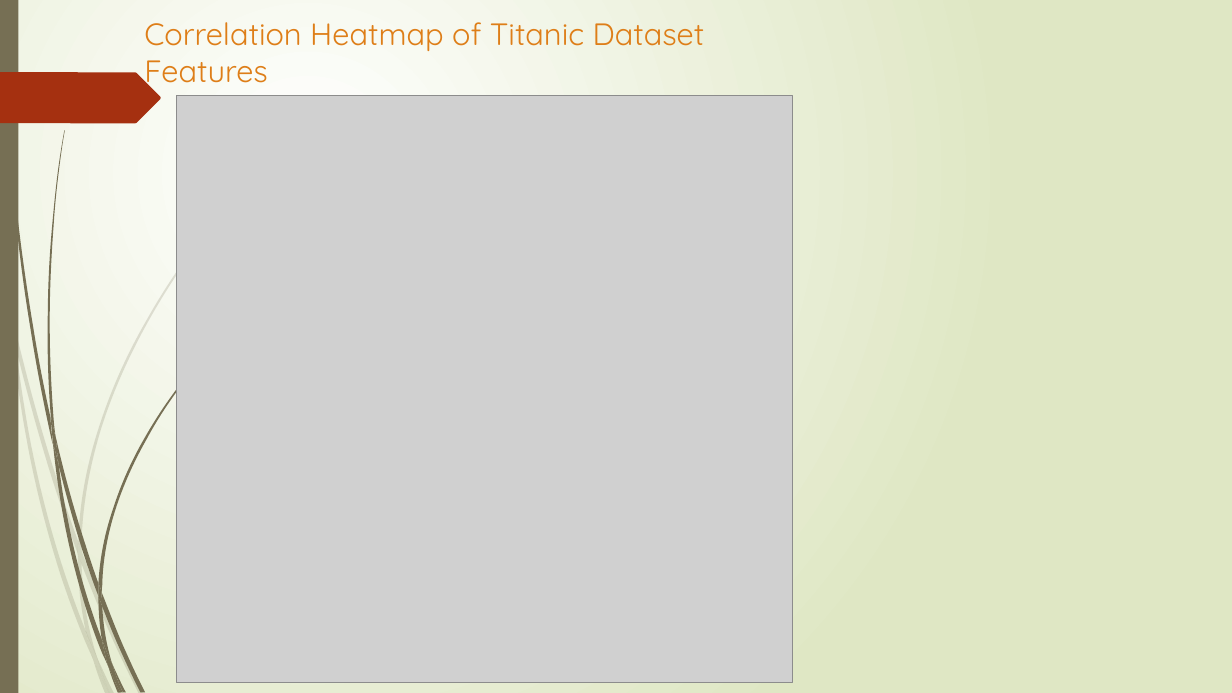
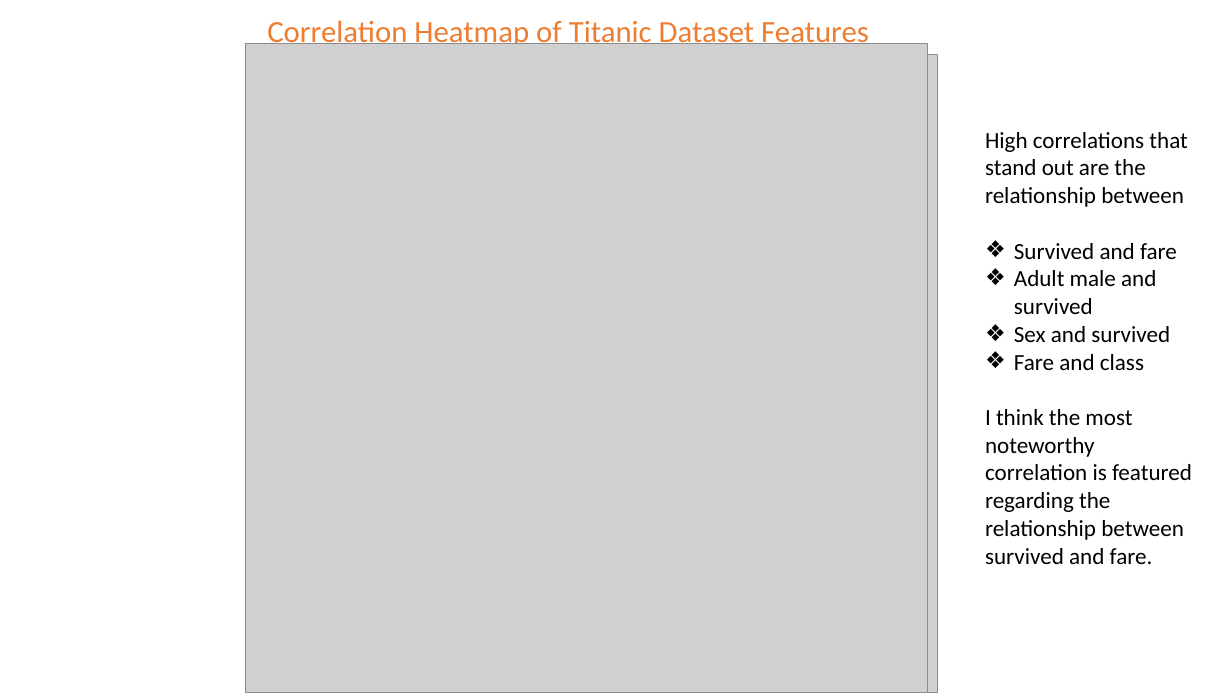
Before and after one commit to ezzanger/Supervised-Learning-Capstones, a slide deck: slide 7 of Supervised_Learning.pptx. Drawn at 1232x693 pixels with LibreOffice and Linux fonts; fonts in the diff are those of the drawing; grey boxes stand for pictures. Boxes give left, top, right and bottom in pixels: in the first picture for what was removed or moved away, otherwise in the second. Text is boxed around its words. In the diff, an @@ line names an element or a change of style, - is before the commit and + after.

```diff
--- a/Supervised_Learning.pptx
+++ b/Supervised_Learning.pptx
@@ background gradient #FFFFFF to #DFE8C4 to #FFFFFF @@
@@ rectangle removed at <box>0,0,18,693</box> @@
@@ text "Correlation Heatmap of Titanic Dataset ...": place and size @@
-text "Correlation Heatmap of Titanic Dataset ..." at <box>144,22,705,91</box>
+text "Correlation Heatmap of Titanic Dataset ..." at <box>267,20,869,50</box>
@@ text "Correlation Heatmap of Titanic Dataset ..." at <box>267,20,869,50</box>: font Quicksand to Calibri, text colour #DE7E18 to #ED7D31 @@
@@ picture added at <box>246,43,928,693</box> @@
@@ picture: place and size @@
-picture at <box>177,96,793,683</box>
+picture at <box>267,55,938,693</box>
@@ freeform shape removed at <box>0,72,161,123</box> @@
@@ text added at <box>985,132,1192,564</box>, 18 pt, text #000000 @@
+High correlations that stand out are the relationship between
+❖ Survived and fare
+❖ Adult male and survived
+❖ Sex and survived
+❖ Fare and class
+I think the most noteworthy correlation is featured regarding the relationship between survived and fare.
@@ group removed at <box>0,141,288,693</box>: 10 freeform shapes @@
@@ group removed at <box>3,0,240,693</box>: 12 freeform shapes @@
```
Also in this commit, not shown: 15 other slides changed, 4 slides added, 3 slides removed, 1 other file.
